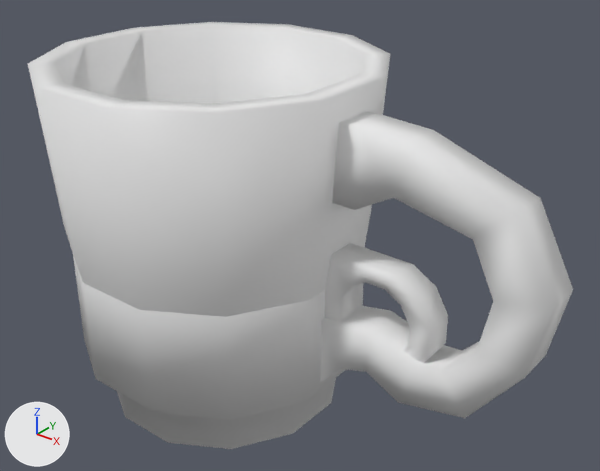
Renders of the FBX model Cyber_Siege/Assets/Models/Environment/Props/Misc props/Cup2.fbx from each side of a commit.
Camera for both pictures: a 50 mm camera at (0.1712, -0.1732, 0.1718) aimed at (0.03, 0.0033, 0.0624). Lighting does not change. The marker at lower left points along +X, +Y and +Z.

The first picture shows 'Cup1', 'Cup2'.
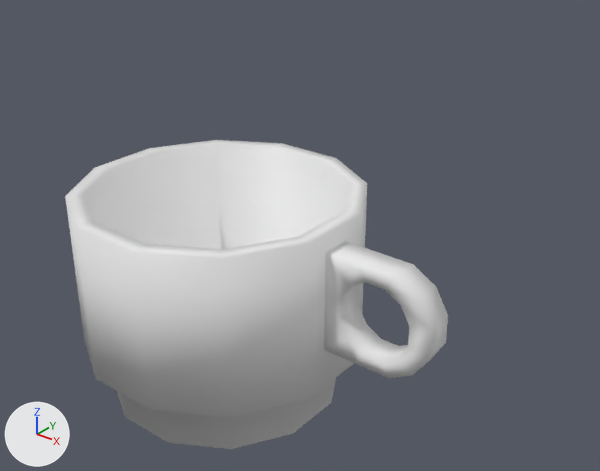
Where the newer file only moved an object's origin or applied its transform, the numbers keep the older frame.

Boxes [x1, y1, x2, y2] around the edits, measured in the pictures (600 x 471 px):
'Cup1', deleted
    before: [28, 22, 573, 420]

Patch to the scene script:
```diff
--- a/Cyber_Siege/Assets/Models/Environment/Props/Misc props/Cup2.fbx.py
+++ b/Cyber_Siege/Assets/Models/Environment/Props/Misc props/Cup2.fbx.py
@@ ob_cup1 @@
-ob_cup1 = bpy.data.objects.new('Cup1', me_cylinder_002)
-ob_cup1.location = (0.0, 0.0, 0.0)
```
